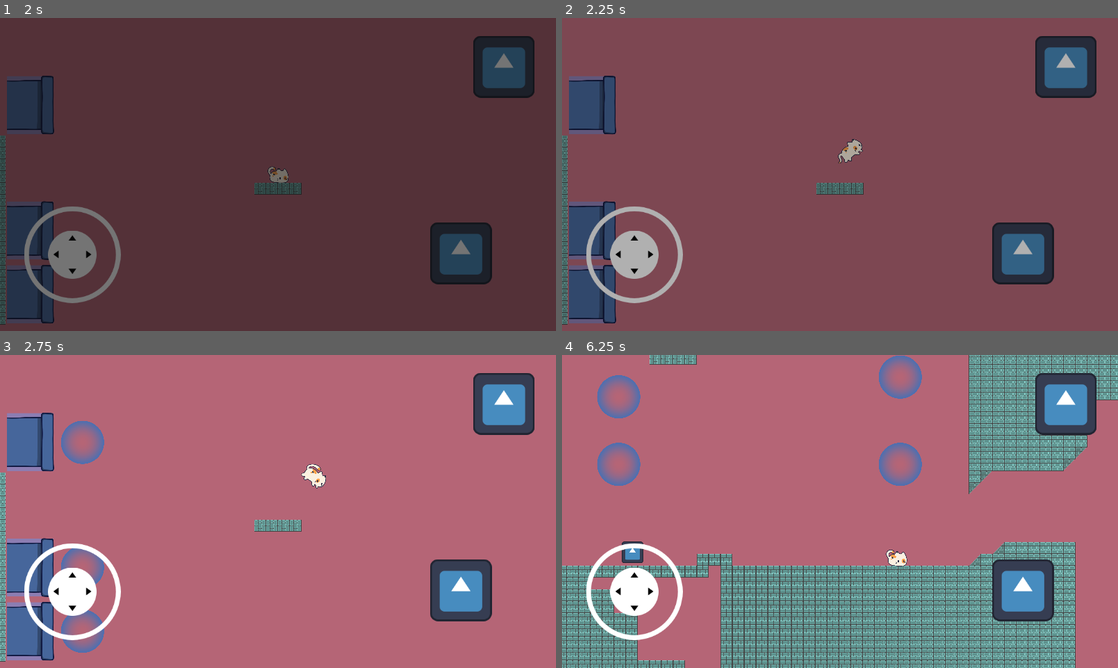
Above: before the commit, frames 1-4 (two rows, left to right).
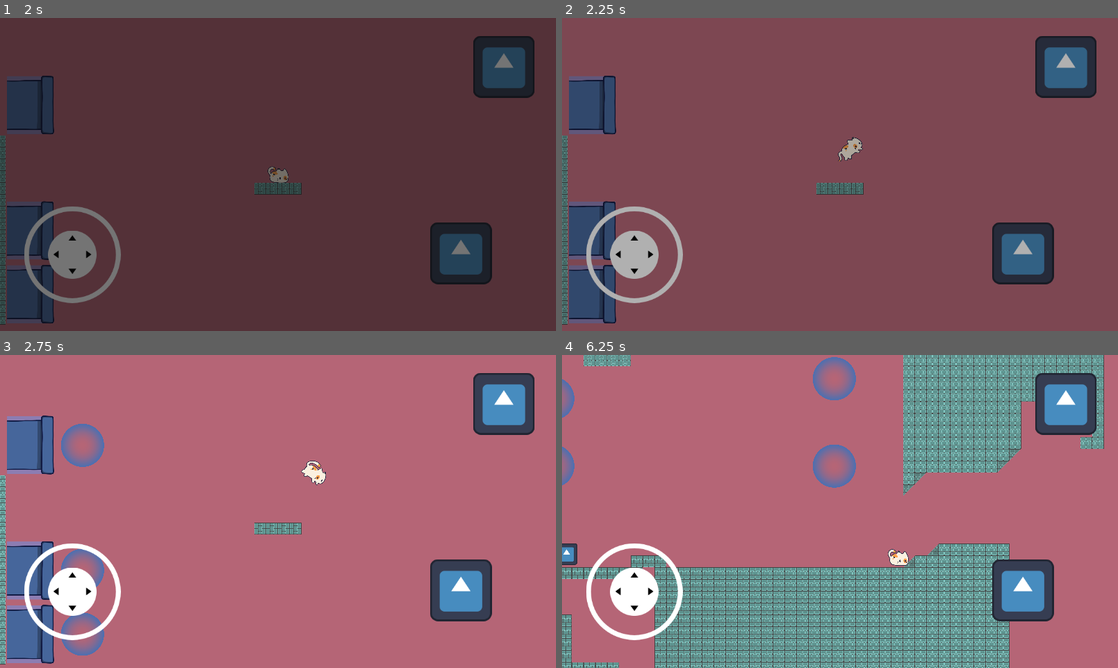
Above: after the commit, the same moments.

Repository: ManuelOteroFernandez/GGJ25
Game: Godot game, scene res://Enviroment/SceneManager/SceneManager.tscn
The game is run twice, just before and just after one commit, with the same random seed, the same clock (stepped at 60 frames per second) and the same inputs. The engine's default icon, where the game draws it, is replaced by a stand-in: a white triangle on a blue panel in a dark square.
Inputs (mouse positions are in pixels of both pictures, inside the frame that each line leads up to):
- Up to frame 1 (2 s): click "PLAY_BTN" at 0.5 s; click "PLAY_BTN" at 1.25 s
- Up to frame 2 (2.25 s): tap Enter (ui_accept) at 2, 2.1 s; move the mouse to (962, 158) at 2.02 s; hold Right (ui_right) from 2.03 s (still down); click (962, 158) at 2.17 s
- Up to frame 3 (2.75 s): keep holding Right (ui_right); tap Enter (ui_accept) at 2.27, 2.57 s
- Up to frame 4 (6.25 s): release Right (ui_right) at 2.75 s; drag from (728, 527) to (812, 574) at 2.77 s; move the mouse to (895, 442) at 3.52 s; hold Left (ui_left) 3.53-4.25 s; tap Enter (ui_accept) at 3.6, 5.1, 5.27, 5.57 s; drag from (812, 574) to (673, 464) at 4.27 s; move the mouse to (1006, 558) at 5.02 s; hold Right (ui_right) 5.03-5.75 s; drag from (673, 464) to (645, 605) at 5.77 s

Frame 1 is identical in both runs. In frame 2, 0.1% of the frame differs, in the area x 49-55%, y 38-47%; in frame 3, 2.0%; in frame 4, 37%, in the area x 0-100%, y 0-100%.

Commit message:
Axustes de salto dende a burbulla

Diff:
--- a/Character/Character.tscn
+++ b/Character/Character.tscn
@@ -162,7 +162,7 @@
 position = Vector2(1, -35)
 scale = Vector2(0.59, 0.59)
 sprite_frames = SubResource("SpriteFrames_ktwkg")
-animation = &"slideL"
+animation = &"idleR"
 
 [node name="Camera2D" type="Camera2D" parent="."]
 zoom = Vector2(0.35, 0.35)
--- a/Character/character.gd
+++ b/Character/character.gd
@@ -6,7 +6,9 @@
 enum ANIM_STATE_SET { JUMP, IDLE, RUN , FALL, WALL, JUMP_WALL }
 
 const SPEED = 300.0
-const JUMP_VELOCITY = -600.0
+const JUMP_VELOCITY = -650.0
+# Constante de salto dende a burbulla
+const BUBBLE_JUMP_VELOCITY = -900.0
 const JUMP_WALL_VELOCITY = Vector2(JUMP_VELOCITY,0)
 const GRAVITY_WALL = Vector2(0,200)
 
@@ -147,21 +149,24 @@
 	velocity.y += GRAVITY_BUBBLE * delta if g.y > 0 else g.y * delta
 
 	if Input.is_action_just_pressed("ui_accept"):
+#		Se prememos sen dirección indicada, deberá saltar hacia arriba
 		var exit = Vector2(0,0)
 		if Input.is_action_pressed("ui_up"):
+			exit.y = 1
+		if Input.is_action_pressed("ui_down"):
+			exit.y = -1
+		if Input.is_action_pressed("ui_left"):
+			exit.x = 1
+		if Input.is_action_pressed("ui_right"):
+			exit.x = -1
+		if exit == Vector2(0,0):
 			exit = Vector2(0,1)
-		if Input.is_action_pressed("ui_down"):
-			exit = Vector2(0,-1)
-		if Input.is_action_pressed("ui_right"):
-			exit = Vector2(-1,0)
-		if Input.is_action_pressed("ui_left"):
-			exit = Vector2(1,0)
-
-		if exit != Vector2(0,0):
-			anim_state = ANIM_STATE_SET.FALL
-			$JumpTimer.start()
-			velocity = exit * JUMP_VELOCITY
-			set_move_mode(MOVE_SET.NORMAL)
+
+		anim_state = ANIM_STATE_SET.JUMP
+		$JumpTimer.start()
+		velocity = exit * BUBBLE_JUMP_VELOCITY
+		#print_debug(velocity)
+		set_move_mode(MOVE_SET.NORMAL)
 
 
 func _move_on_ground(delta:float) -> void:
@@ -181,7 +186,13 @@
 		var direction := Input.get_axis("ui_left", "ui_right")
 		if direction:
 			current_dir = direction
-			velocity.x = direction * SPEED
+			# Aplicamos a velocidade en x por defecto en caso de que non teña unha velocidade maior por terse impulsado dende a burbulla
+			if direction > 0:
+				if velocity.x < direction * SPEED:
+					velocity.x = direction * SPEED
+			if direction < 0:
+				if velocity.x > direction * SPEED:
+					velocity.x = direction * SPEED
 			if is_on_floor():
 				anim_state = ANIM_STATE_SET.RUN
 		else:
Not shown, added: Enviroment/Lev7C5D.tmp
